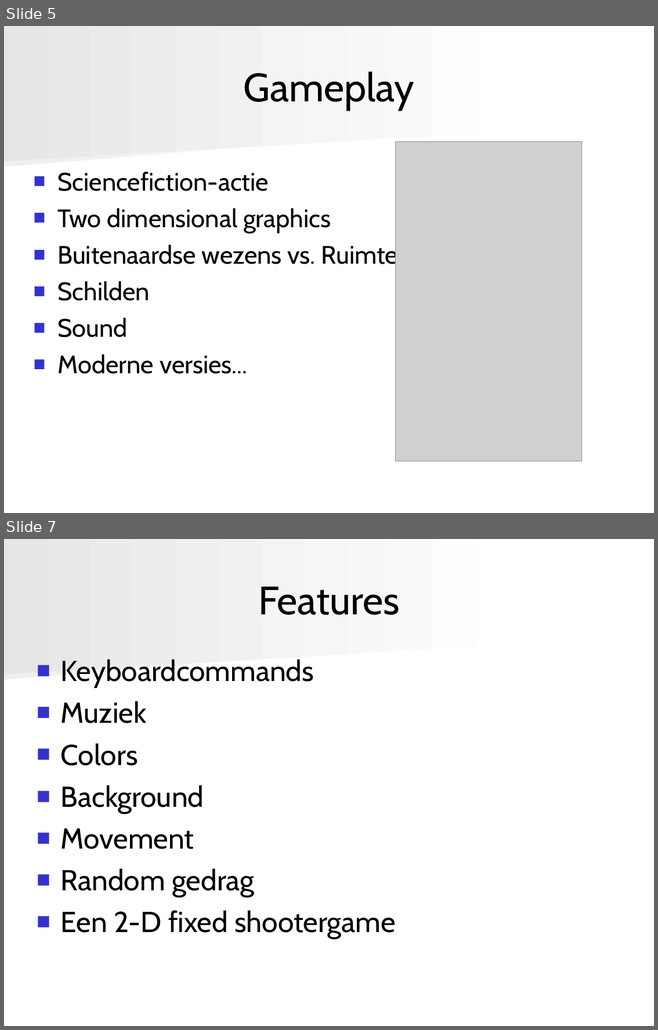
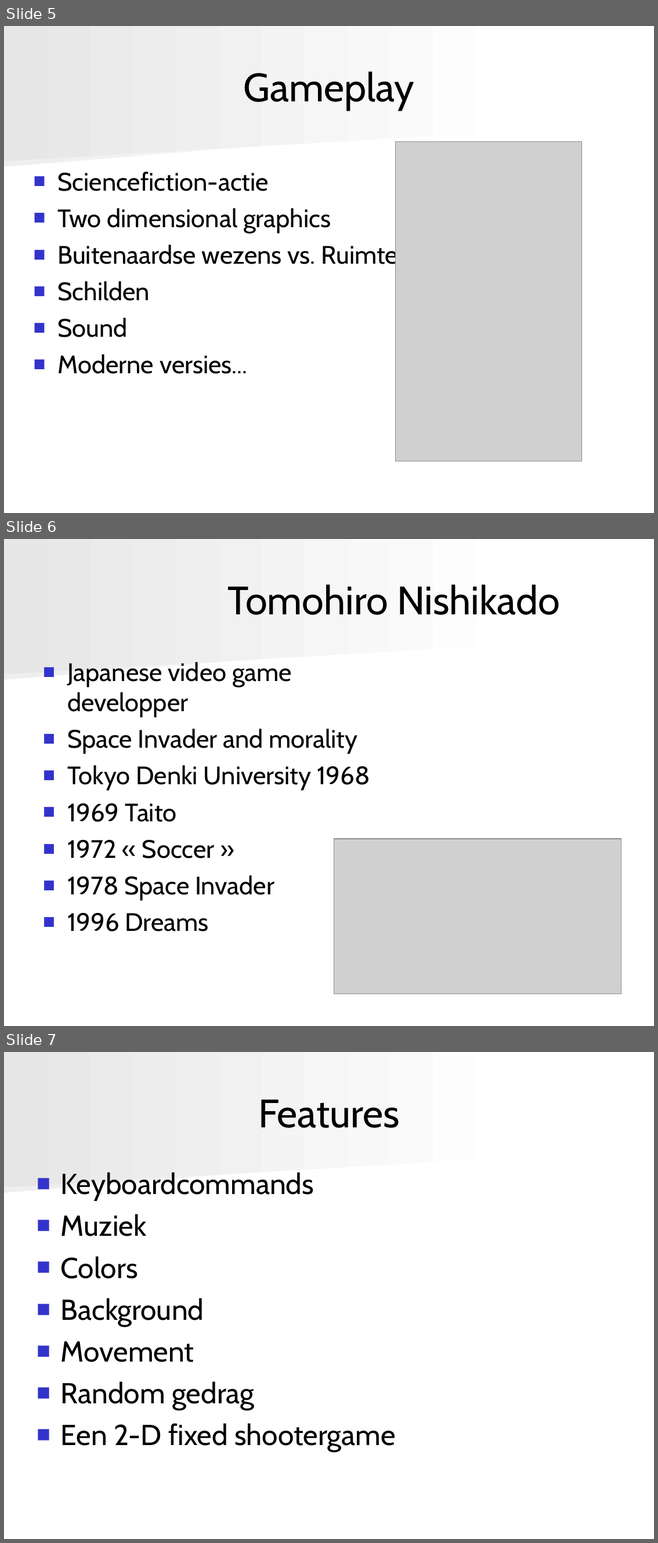
Before and after one commit to angryzor/space_invaders_8086, a slide deck: Presentatie.ppt. Shown one above the other, each under a label of ours: slides 5 and 7 before the commit, slides 5, 6 and 7 after it; the slides between them are not shown. The pictures are 658x1030 and 658x1543 pixels, drawn with LibreOffice and Linux fonts; fonts in the diff are those of the drawing; grey boxes stand for pictures. Boxes give left, top, right and bottom in pixels: in the first picture for what was removed or moved away, otherwise in the second. Text is boxed around its words. In the diff, an @@ line names an element or a change of style, - is before the commit and + after.

```diff
--- a/Presentatie.ppt
+++ b/Presentatie.ppt
@@ slide 6 added at (x1=4, y1=539, x2=654, y2=1026), background #FFFFFF; not listed: 2 template elements that a slide beside it also shows @@
@@ title added at (x1=227, y1=584, x2=560, y2=615), 44 pt, text #000000 @@
+Tomohiro Nishikado
@@ text added at (x1=67, y1=662, x2=369, y2=932), 28 pt, text #000000 @@
+■ Japanese video game developper
+■ Space Invader and morality
+■ Tokyo Denki University 1968
+■ 1969 Taito
+■ 1972 « Soccer »
+■ 1978 Space Invader
+■ 1996 Dreams
@@ picture added at (x1=334, y1=839, x2=621, y2=994) @@
```
Also in this commit, not shown: 1 slide removed.
